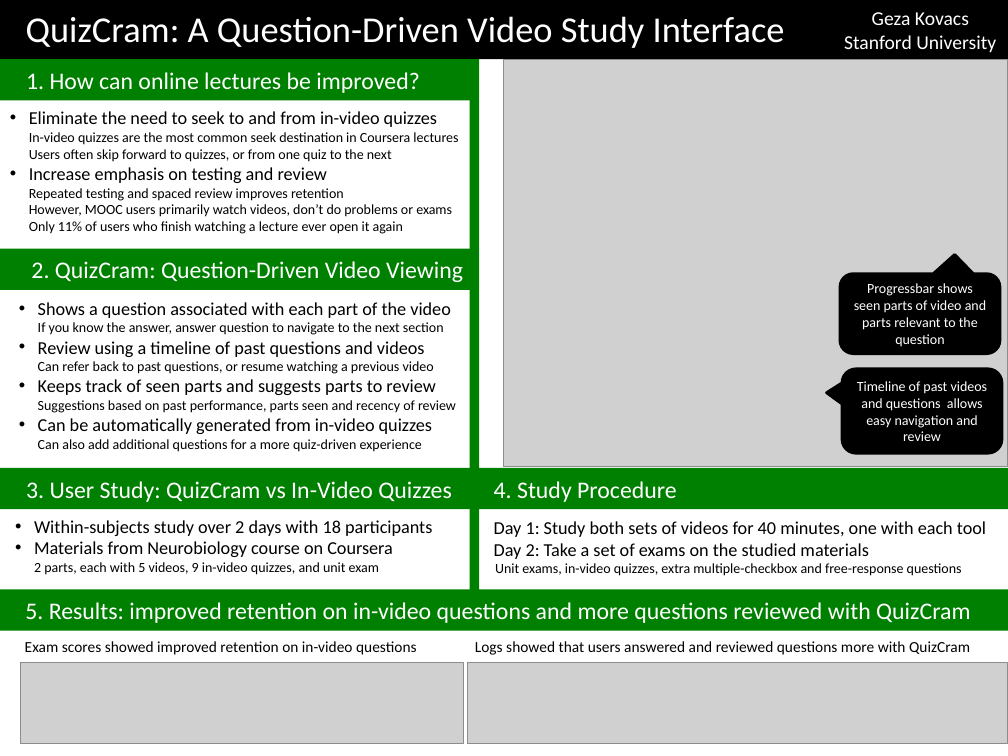
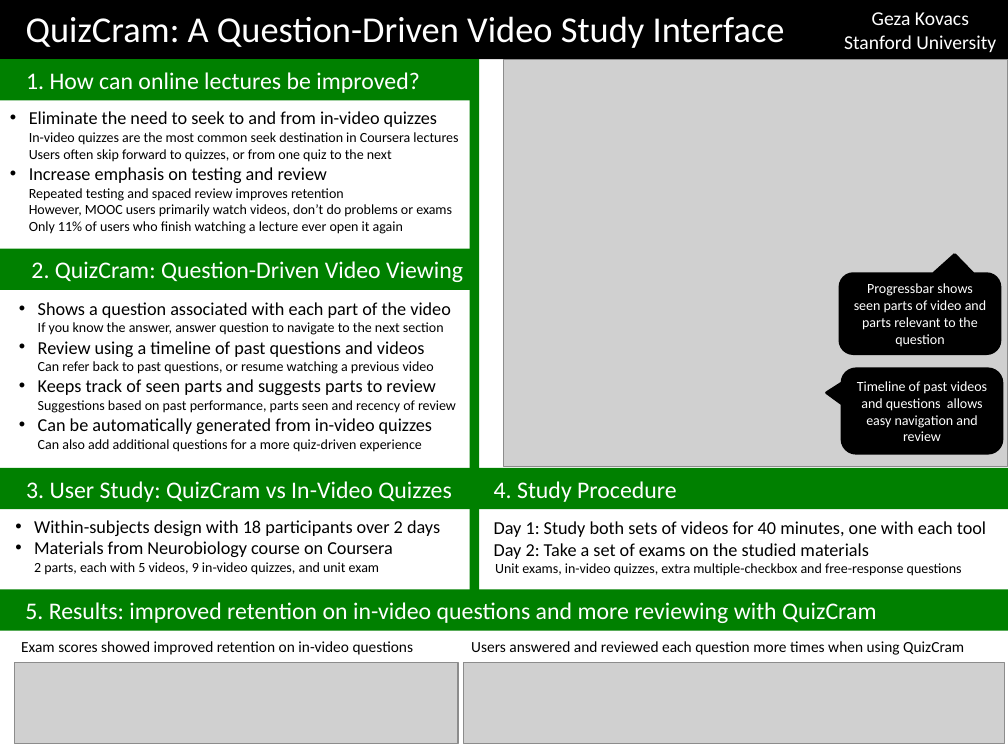
Before and after one commit to gkovacs/quizcram-video-paper-2015ea, a slide deck: slide 1 of quizcram-poster.pptx. Drawn at 1008x756 pixels with LibreOffice and Linux fonts; fonts in the diff are those of the drawing; grey boxes stand for pictures. Boxes give left, top, right and bottom in pixels: in the first picture for what was removed or moved away, otherwise in the second. Text is boxed around its words. In the diff, an @@ line names an element or a change of style, - is before the commit and + after.

```diff
--- a/quizcram-poster.pptx
+++ b/quizcram-poster.pptx
@@ rounded speech box "Within-subjects design with 18 participants ...": place and size @@
-rounded speech box "Within-subjects design with 18 participants ..." at [2, 506, 456, 585]
+rounded speech box "Within-subjects design with 18 participants ..." at [2, 506, 468, 585]
@@ text in rounded speech box at [34, 520, 440, 536]: text changed @@
-• Within-subjects study over 2 days with 18 participants
+• Within-subjects design with 18 participants over 2 days
@@ text in rectangle at [25, 602, 876, 623]: text changed @@
-5. Results: improved retention on in-video questions and more questions reviewed with QuizCram
+5. Results: improved retention on in-video questions and more reviewing with QuizCram
@@ 2 pictures, 1 text: place and size @@
-2 pictures, 1 text at [20, 641, 1008, 744]
+2 pictures, 1 text at [15, 641, 1004, 744]
@@ text at [471, 641, 964, 655]: text changed @@
-Logs showed that users answered and reviewed questions more with QuizCram
+Users answered and reviewed each question more times when using QuizCram
```
Also in this commit, not shown: 3 other files.
